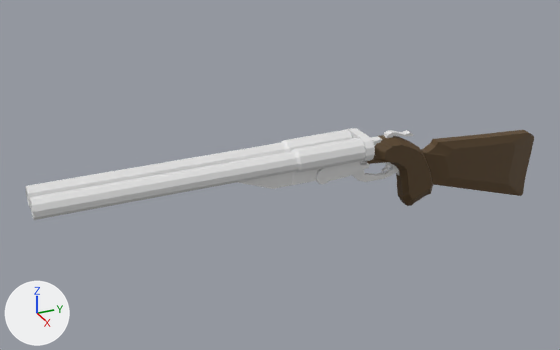
An edit to the FBX model Assets/Meshes/Resources/mesh_DoubleBarrelShotgun.fbx, drawn before and after from the same camera.
One viewpoint serves both versions: a 50 mm camera at (1.525, -0.973, 0.72) aimed at (-0.051, -0.264, -0.068). The lights are fixed; the arrows at lower left show +X, +Y and +Z. Where no turn or scale is listed for an object, it has been applied to the vertices.

Names of what the first picture shows: 'Barrels', 'Handle', 'Reciever', 'support'.
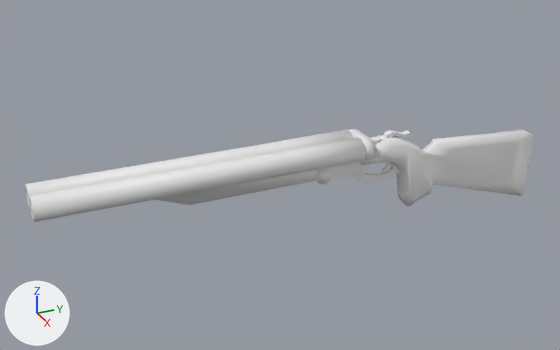
The change, as a list of edits to the scene's bpy script:
```text
Change me_cylinder_001:
    where me_cylinder_001.from_pydata(...)  # 176 vertices, 176 faces; spans x -0.058..0.058, y -0.671..0.095, z 0.025..0.081
    used by ob_barrels; location = (0.0, -0.184, -0.053)
    me_cylinder_001 part 2: edges marked sharp go from 352 to 0
Change me_cube_007:
    where me_cube_007.from_pydata(...)  # 56 vertices, 45 faces; spans x -0.028..0.028, y -0.23..0.0, z -0.008..0.06
    used by ob_support; location = (0.0, -0.184, -0.053)
    me_cube_007 part 1: all 14 vertices in x -0.028..0.028, y -0.23..-0.132, z -0.008..0.06 are moved by (0.0, -0.204, 0.0)
Change me_cube_001:
    where me_cube_001.from_pydata(...)  # 166 vertices, 136 faces; spans x -0.029..0.029, y -0.062..0.469, z -0.24..0.008
    remove me_cube_001.materials.append(mat_material_001)  # brown #5a4427
    add me_cube_001.materials.append(mat_material_002)  # white #e7e7e7
```

What differs and where, as boxes (x1, y1, x2, y2) in the pictures (560 x 350 px; the box of a moved part takes in the faces that stretch with it):
'Handle', recoloured (brown to white): (366, 130, 534, 206) in both
'support', reshaped: before (237, 169, 320, 189); after (155, 169, 320, 205)
part 1 of me_cube_007, moved or reshaped: before (237, 172, 292, 189); after (155, 174, 292, 205)
part 2 of me_cylinder_001, shading changed: (285, 130, 366, 173) in both
